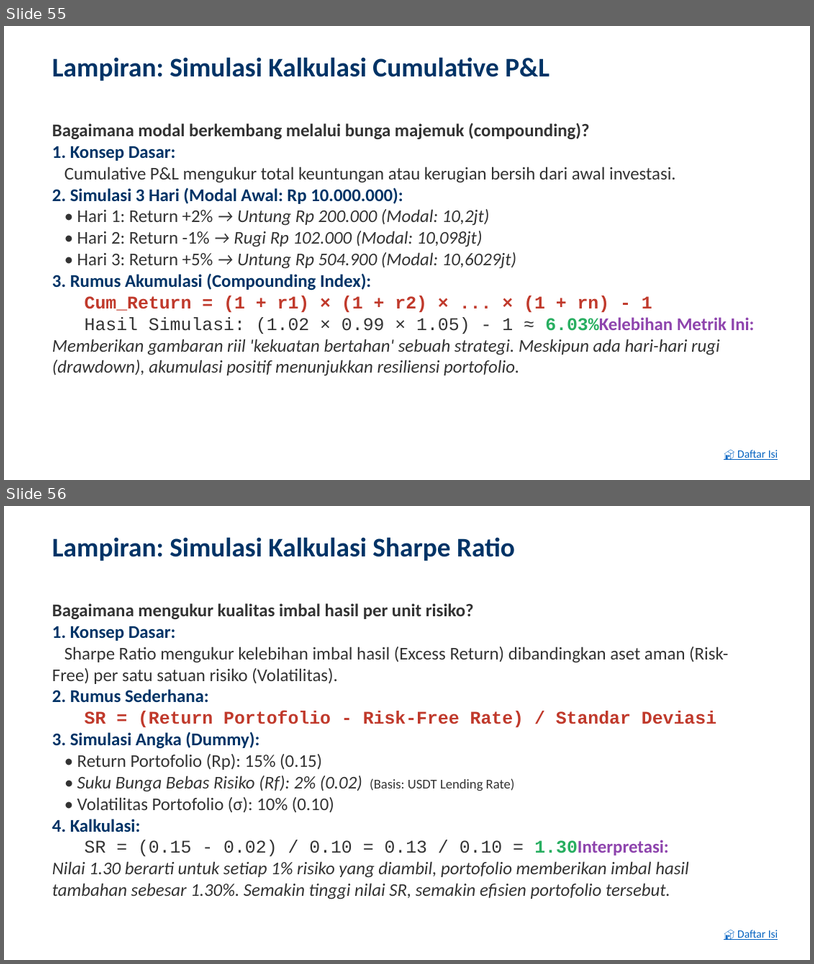
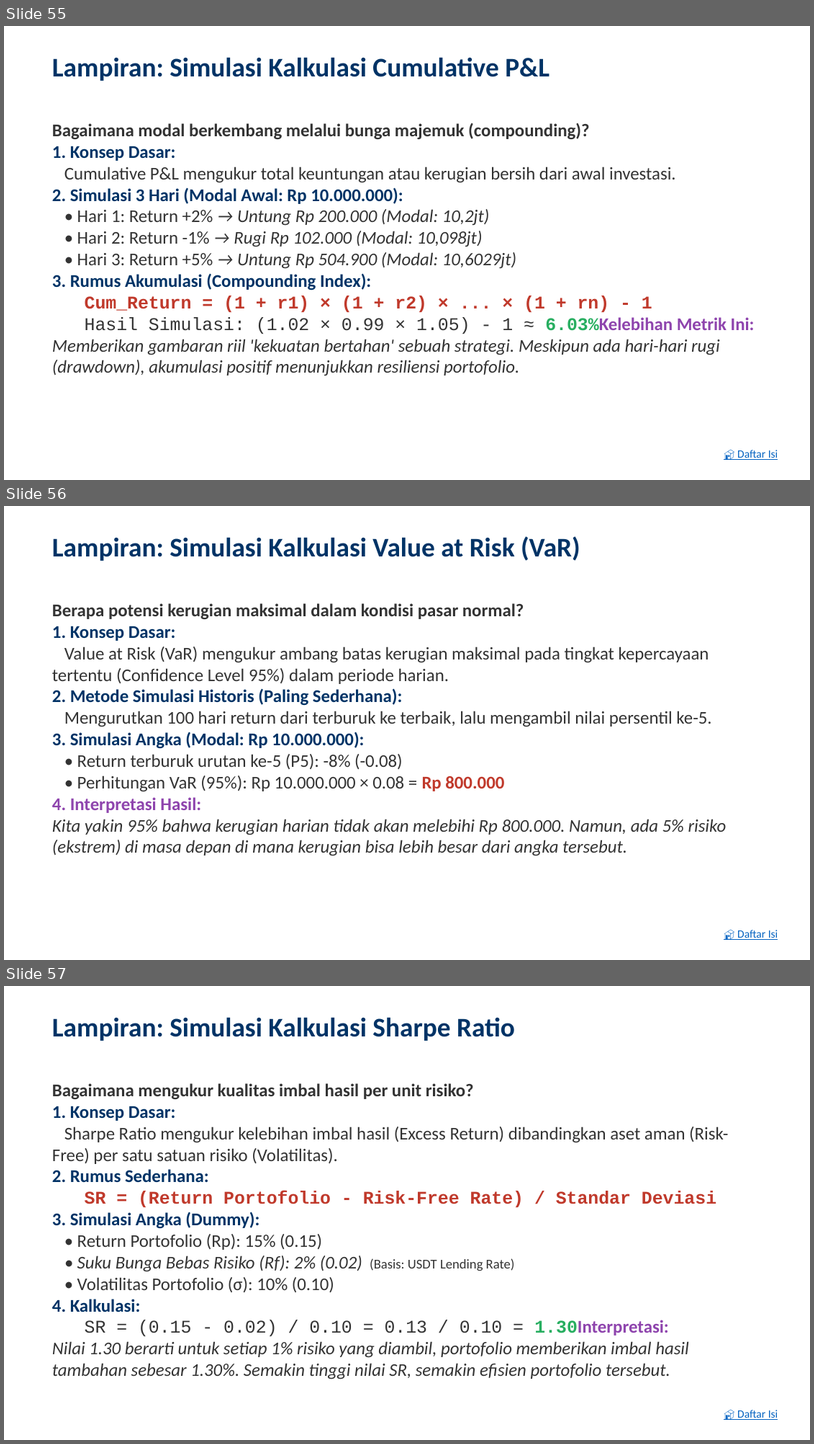
Before and after one commit to ragilrojo/RepoThesis, a slide deck: Presentasi_Proposal_Update.pptx. Shown one above the other, each under a label of ours: slides 55 and 56 before the commit, slides 55, 56 and 57 after it. The pictures are 814x964 and 814x1444 pixels, drawn with LibreOffice and Linux fonts; fonts in the diff are those of the drawing. Boxes give left, top, right and bottom in pixels: in the first picture for what was removed or moved away, otherwise in the second. Text is boxed around its words. In the diff, an @@ line names an element or a change of style, - is before the commit and + after.

```diff
--- a/Presentasi_Proposal_Update.pptx
+++ b/Presentasi_Proposal_Update.pptx
@@ slide 56 added at [4,506,810,960], background #FFFFFF @@
@@ text added at [52,536,581,561], 24 pt, text #003366, bold @@
+Lampiran: Simulasi Kalkulasi Value at Risk (VaR)
@@ text added at [52,603,727,856], 16 pt, text #333333 @@
+Berapa potensi kerugian maksimal dalam kondisi pasar normal?
+1. Konsep Dasar:
+Value at Risk (VaR) mengukur ambang batas kerugian maksimal pada tingkat kepercayaan tertentu (Confidence Level 95%) dalam periode harian.
+2. Metode Simulasi Historis (Paling Sederhana):
+Mengurutkan 100 hari return dari terburuk ke terbaik, lalu mengambil nilai persentil ke-5.
+3. Simulasi Angka (Modal: Rp 10.000.000):
+• Return terburuk urutan ke-5 (P5): -8% (-0.08)
+• Perhitungan VaR (95%): Rp 10.000.000 × 0.08 = Rp 800.000
+4. Interpretasi Hasil:
+Kita yakin 95% bahwa kerugian harian tidak akan melebihi Rp 800.000. Namun, ada 5% risiko (ekstrem) di masa depan di mana kerugian bisa lebih besar dari angka tersebut.
@@ text added at [738,929,779,939], 10 pt, text #0563C1, underline @@
+🏠 Daftar Isi
@@ what was slide 56 is now slide 57 @@
```
Also in this commit, not shown: 1 slide changed, 1 other file.
